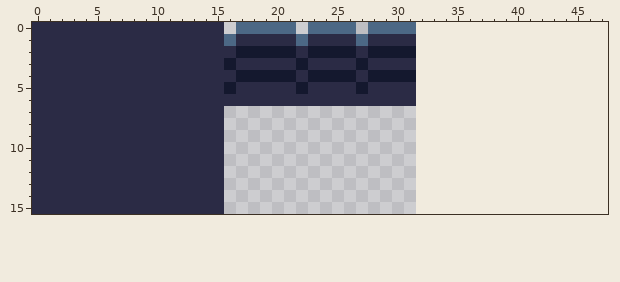
File history of a pixel-art file, Sprites/_Editables/Dungeon_WallTile.aseprite. The picture above was drawn from the file before the commit.
32x16 pixels, 1 frame. The old version is drawn lined up with the new one, on the new canvas.
New version:
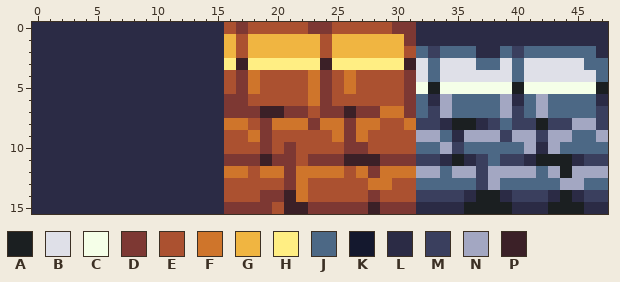
Palette (. is transparent): A #1b1f21  B #dfe0e8  C #f5ffe8  D #7d3833  E #ab5130  F #cf752b  G #f0b541  H #ffee83  J #4c6885  K #14182e  L #2b2b45  M #3a3f5e  N #a3a7c2  P #3b2027
Difference:
canvas 32x16 -> 48x16
y 0: x 16..47 .JJJJJ.JJJJ.JJJJ................ -> EDEEEEEDDEEEEEDDLLLLLLLLLLLLLLLL
y 1: x 16..47 JLLLLLJLLLLJLLLL................ -> GEGGGGGGEGGGGGGDLLLLLLLLLLLLLLLL
y 2: x 16..47 LKKKKKLKKKKLKKKK................ -> GEGGGGGGEGGGGGGEJMJJJLLJMJJJJJJL
y 3: x 16..47 KLLLLLKLLLLKLLLL................ -> HPHHHHHHPHHHHHHPBJBBBJJBJBBBBBJJ
y 4: x 16..47 LKKKKKLKKKKLKKKK................ -> EDFEEEEFDEFEEEEDBJBBBBBBJBBBBBBJ
y 5: x 16..47 KLLLLLKLLLLKLLLL................ -> EDFEEEEFDEFEEEEDCACCCCCCACCCCCCA
y 6: x 16..47 LLLLLLLLLLLLLLLL................ -> DDEEEEEFDEEEEEEDJLNJJJJNLJNJJJJL
y 7: x 16..47 ................................ -> DDDPPDDEDDPDDFFDJMNJJJJNMJNJJJJM
y 8: x 16..47 ................................ -> FFEDFFFDFFDFFEEFMMLAALMJMMAMMNNM
y 9: x 16..47 ................................ -> EEFDEEEEEFDFEEEENNJLNNNMNNMNNJJN
y 10: x 16..47 ................................ -> EEEDEDEEEEDDEEEEJJNMJJJJJNLNJJJJ
y 11: x 16..47 ................................ -> DDDPDDEDDDPPPDDDMMLALMJMMLAAALMM
y 12: x 16..47 ................................ -> FFEFFDFFFFEFDFFFNNJNNMNNNNJNANNN
y 13: x 16..47 ................................ -> EEEEEDFEEEEEFFEEJJJJJMNJJJJJNNJJ
y 14: x 16..47 ................................ -> EEEDDPFEEEEEDEEEMMMMLAALMMMLALMM
y 15: x 16..47 ................................ -> DDDDEPPDDDDDPDDDLLLLAAAALLLAAALL
